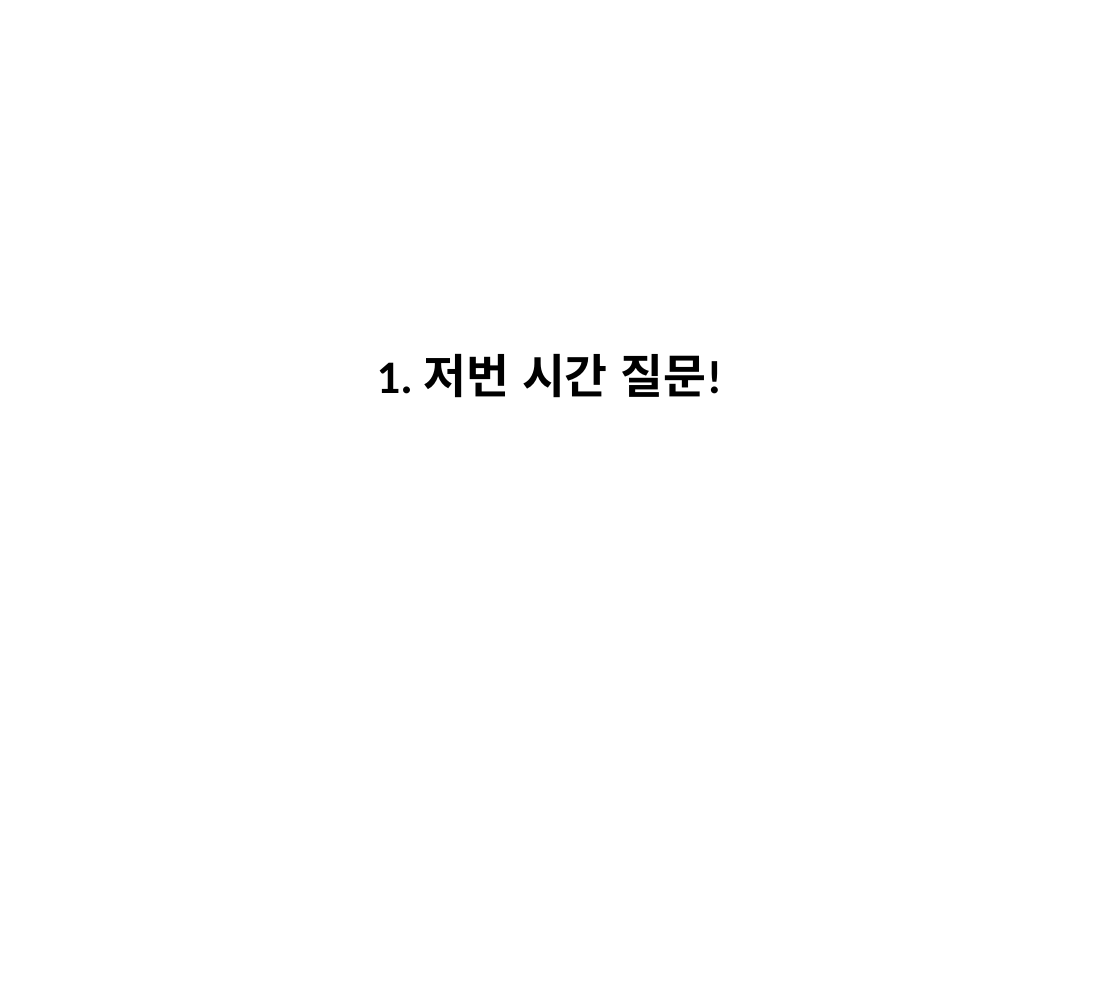
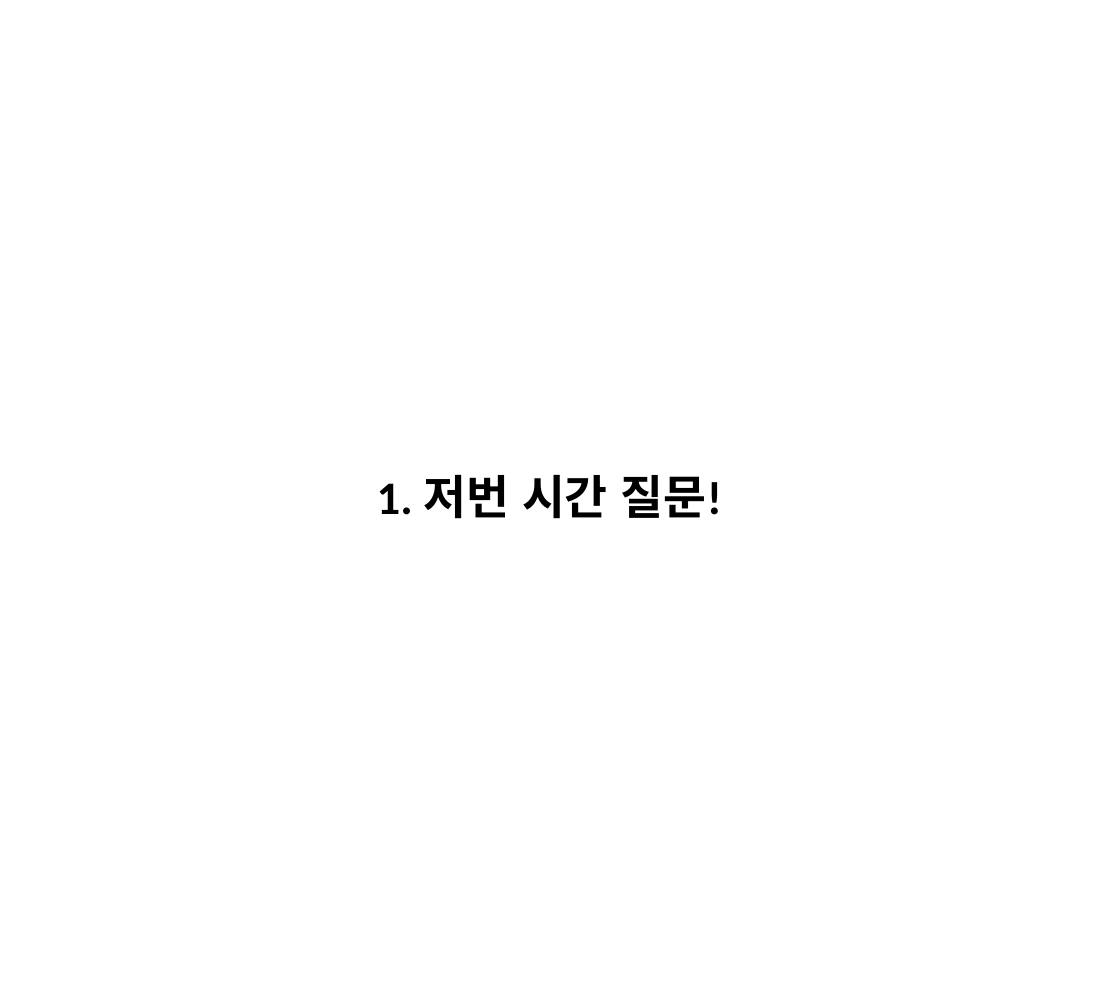
Before and after one commit to ChoSooMin/CS-Study, a slide deck: slide 2 of Java/Day 2_Garbage Collector.pptx. Drawn at 1120x992 pixels with LibreOffice and Linux fonts; fonts in the diff are those of the drawing. Boxes give left, top, right and bottom in pixels: in the first picture for what was removed or moved away, otherwise in the second. Text is boxed around its words. In the diff, an @@ line names an element or a change of style, - is before the commit and + after.

```diff
--- a/Java/Day 2_Garbage Collector.pptx
+++ b/Java/Day 2_Garbage Collector.pptx
@@ text "1. 저번 시간 질문!": place and size @@
-text "1. 저번 시간 질문!" at (377, 354, 722, 398)
+text "1. 저번 시간 질문!" at (377, 475, 722, 519)
```
Also in this commit, not shown: 6 other slides changed, 31 slides added, 20 slides removed.
